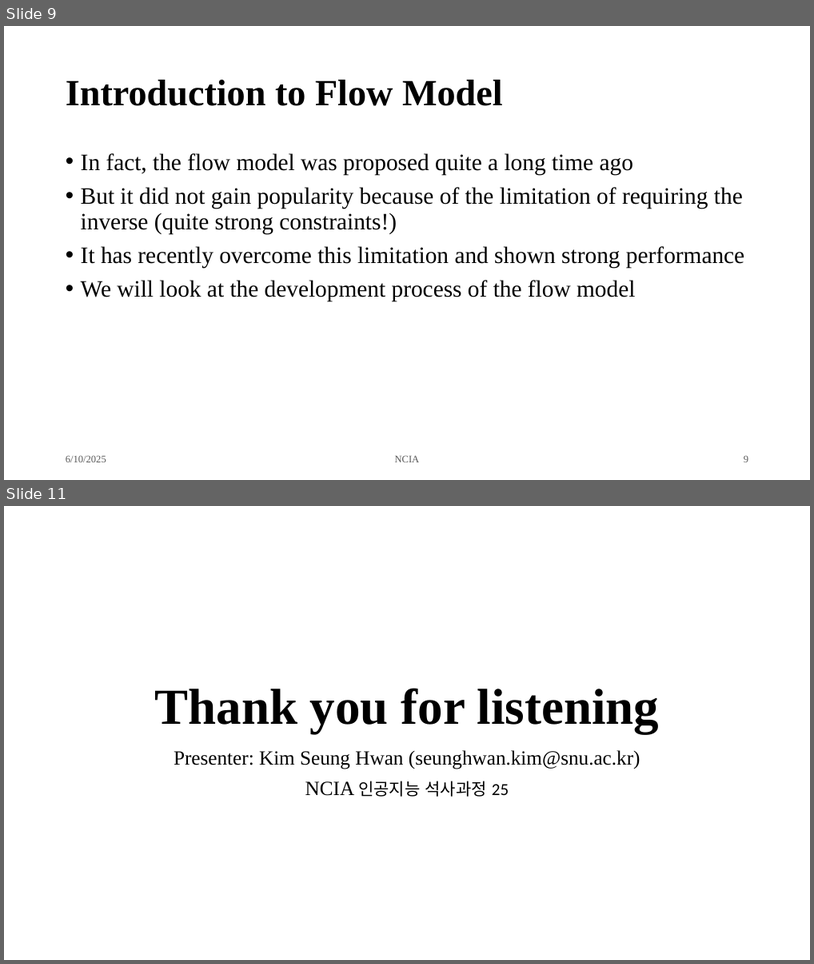
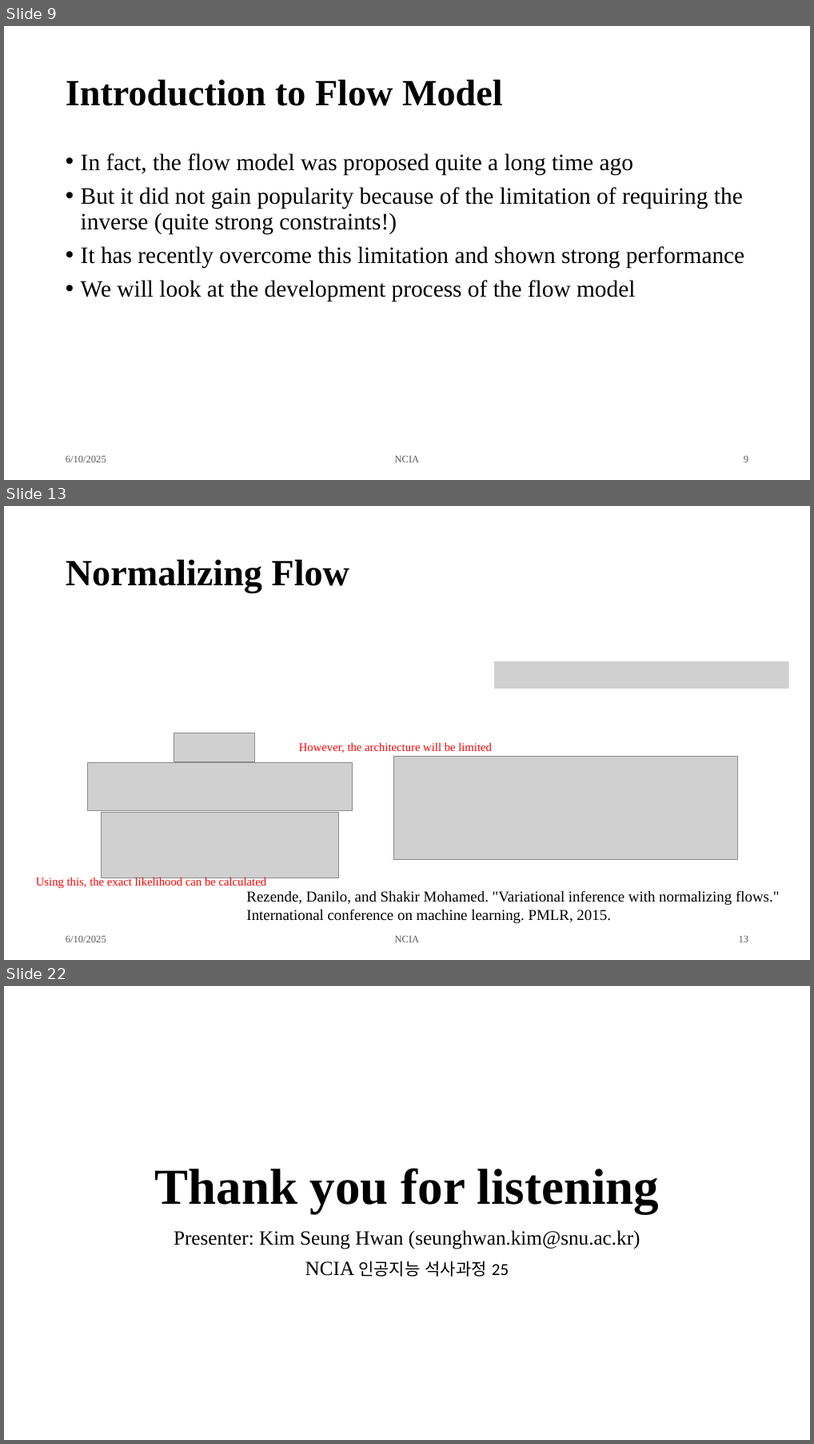
Before and after one commit to overnap/lab-seminar, a slide deck: ds/Introduction to Flow Matching.pptx. Shown one above the other, each under a label of ours: slides 9 and 11 before the commit, slides 9, 13 and 22 after it; the slides between them are not shown. The pictures are 814x964 and 814x1444 pixels, drawn with LibreOffice and Linux fonts; fonts in the diff are those of the drawing; grey boxes stand for pictures. Boxes give left, top, right and bottom in pixels: in the first picture for what was removed or moved away, otherwise in the second. Text is boxed around its words. In the diff, an @@ line names an element or a change of style, - is before the commit and + after.

Commit message:
Add intro to flow matching

```diff
--- a/ds/Introduction to Flow Matching.pptx
+++ b/ds/Introduction to Flow Matching.pptx
@@ slide 13 added at (x1=4, y1=506, x2=810, y2=960), background #FFFFFF @@
@@ title added at (x1=66, y1=560, x2=350, y2=593), 44 pt, text #000000, bold @@
+Normalizing Flow
@@ picture added at (x1=494, y1=661, x2=790, y2=688) @@
@@ picture added at (x1=174, y1=733, x2=255, y2=761) @@
@@ text added at (x1=299, y1=742, x2=492, y2=752), 14 pt, text #FF0000 @@
+However, the architecture will be limited
@@ picture added at (x1=87, y1=763, x2=353, y2=810) @@
@@ picture added at (x1=394, y1=756, x2=738, y2=860) @@
@@ picture added at (x1=102, y1=812, x2=339, y2=878) @@
@@ text added at (x1=36, y1=876, x2=267, y2=888), 14 pt, text #FF0000 @@
+Using this, the exact likelihood can be calculated
@@ text added at (x1=246, y1=890, x2=779, y2=923), 18 pt, text #000000 @@
+Rezende, Danilo, and Shakir Mohamed. "Variational inference with normalizing flows." International conference on machine learning. PMLR, 2015.
@@ text added at (x1=66, y1=935, x2=106, y2=942), 12 pt, text #595959 @@
+6/10/2025
@@ text added at (x1=395, y1=935, x2=420, y2=942), 12 pt, text #595959 @@
+NCIA
@@ page number added at (x1=739, y1=935, x2=750, y2=942), 12 pt, text #595959 @@
+13
@@ what was slide 11 is now slide 22 @@
```
Also in this commit, not shown: 2 slides changed, 10 other slides added.
